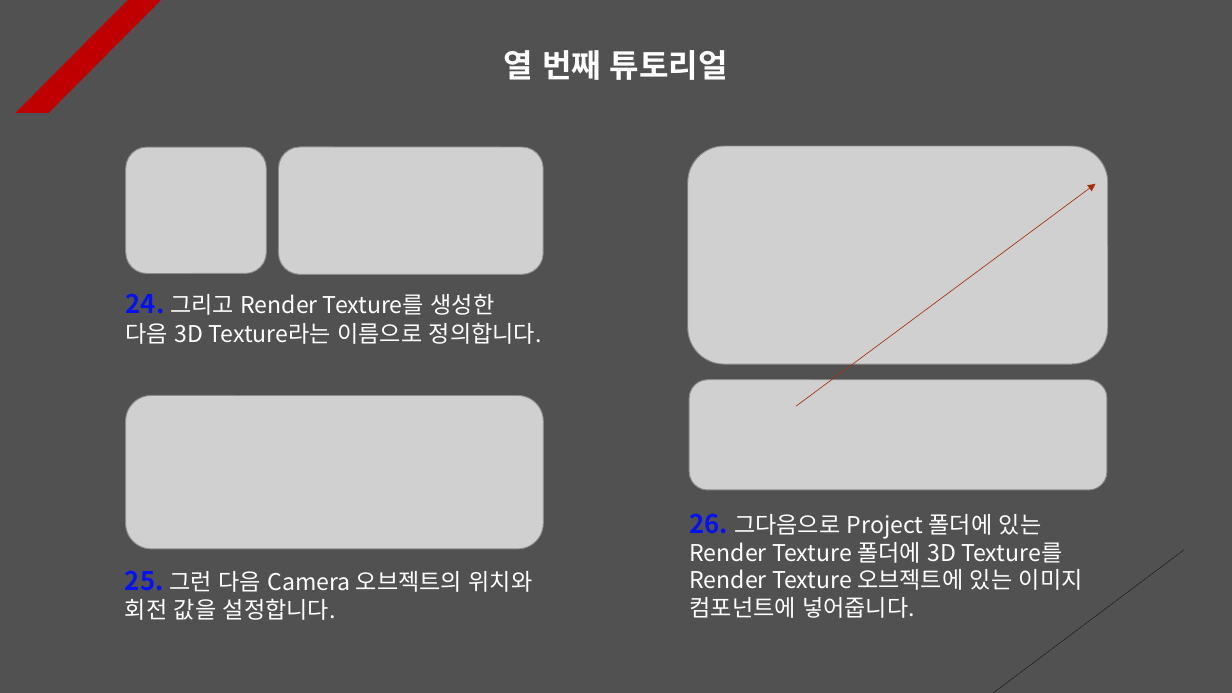
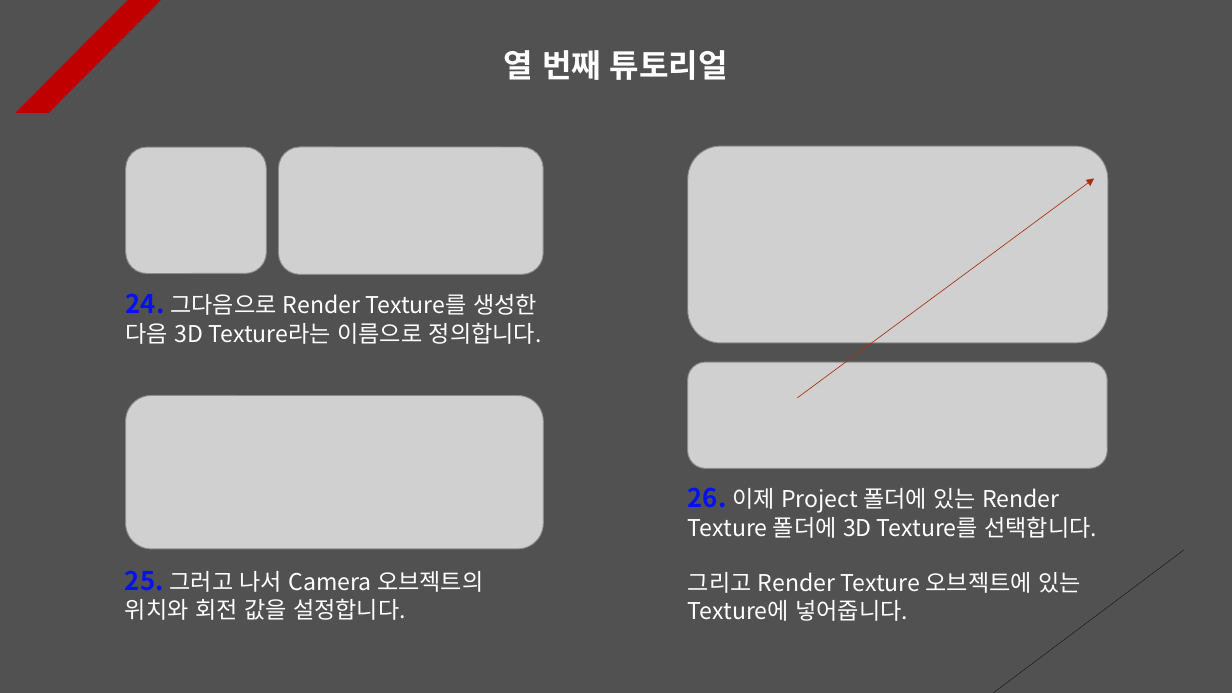
Before and after one commit to Unity2033/3D-UnityEngine, a slide deck: slide 10 of Assets/Instantiate & Destroy/PPT Data/Instatiate and Destroy Example.pptx (slide 11 before the commit). Drawn at 1232x693 pixels with LibreOffice and Linux fonts; fonts in the diff are those of the drawing; grey boxes stand for pictures. Boxes give left, top, right and bottom in pixels: in the first picture for what was removed or moved away, otherwise in the second. Text is boxed around its words. In the diff, an @@ line names an element or a change of style, - is before the commit and + after.

```diff
--- a/Assets/Instantiate & Destroy/PPT Data/Instatiate and Destroy Example.pptx
+++ b/Assets/Instantiate & Destroy/PPT Data/Instatiate and Destroy Example.pptx
@@ picture resized from (x1=688, y1=146, x2=1108, y2=364) to (x1=688, y1=146, x2=1108, y2=343) @@
@@ arrow moved from (797, 406) - (1096, 184) to (798, 398) - (1094, 178) @@
@@ text at (x1=126, y1=293, x2=542, y2=344): text changed @@
-24. 그리고 Render Texture를 생성한 다음 3D Texture라는 이름으로 정의합니다.
+24. 그다음으로 Render Texture를 생성한 다음 3D Texture라는 이름으로 정의합니다.
@@ picture moved from (x1=689, y1=380, x2=1107, y2=490) to (x1=688, y1=362, x2=1107, y2=469) @@
@@ text at (x1=688, y1=487, x2=1097, y2=621): text changed @@
-26. 그다음으로 Project 폴더에 있는 Render Texture 폴더에 3D Texture를 Render Texture 오브젝트에 있는 이미지 컴포넌트에 넣어줍니다.
+26. 이제 Project 폴더에 있는 Render Texture 폴더에 3D Texture를 선택합니다.
+그리고 Render Texture 오브젝트에 있는 Texture에 넣어줍니다.
@@ text at (x1=125, y1=570, x2=483, y2=620): text changed @@
-25. 그런 다음 Camera 오브젝트의 위치와 회전 값을 설정합니다.
+25. 그러고 나서 Camera 오브젝트의 위치와 회전 값을 설정합니다.
```
Also in this commit, not shown: 11 other slides changed, 1 slide removed, 42 other files.
